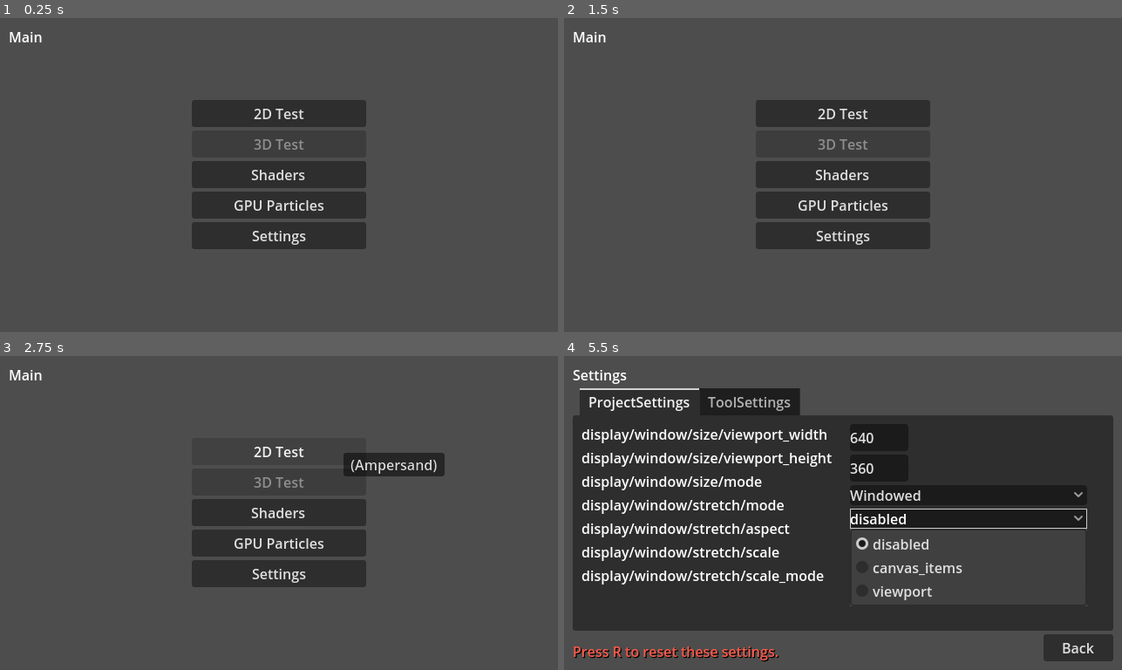
Above: before the commit, frames 1-4 (two rows, left to right).
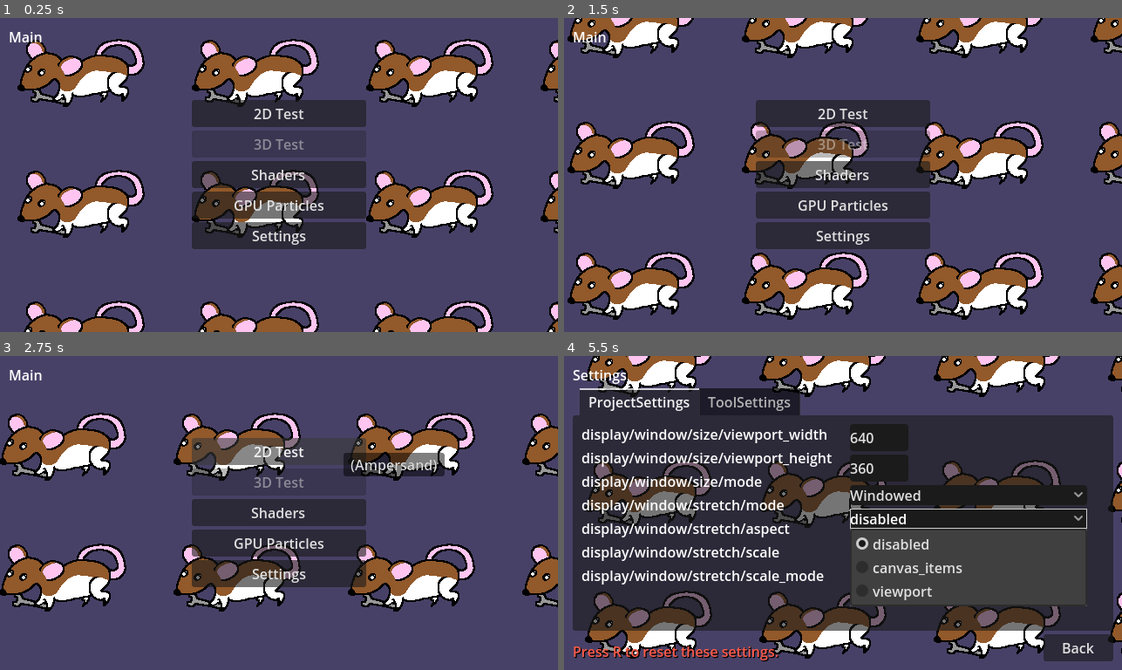
Above: after the commit, the same moments.

Repository: pkostic-dev/tool-web-test
Game: Godot game, scene res://scenes/main/main.tscn
Same seed, same stepped clock (60 frames per second), same inputs: the game is played once before the commit and once after it.
Inputs (mouse positions are in pixels of both pictures, inside the frame that each line leads up to):
- Up to frame 1 (0.25 s): no input
- Up to frame 2 (1.5 s): move the mouse to (965, 159) at 0.52 s; hold Right (ui_right) 0.53-1.28 s; hold 1 (zoom_1) 0.53-1.28 s; click (965, 159) at 0.67 s; move the mouse to (731, 190) at 1.27 s; hold Down (ui_down) from 1.28 s (still down); tap 2 (zoom_2) at 1.35 s
- Up to frame 3 (2.75 s): move the mouse to (334, 443) at 2.02 s; release Down (ui_down) at 2.03 s; hold Right (ui_right) from 2.03 s (still down); hold 3 (zoom_3) from 2.03 s (still down)
- Up to frame 4 (5.5 s): move the mouse to (815, 575) at 2.77 s; release Right (ui_right) at 2.78 s; release 3 (zoom_3) at 2.78 s; hold Up (ui_up) 2.78-3.53 s; tap 4 (zoom_4) at 2.85 s; click (815, 575) at 2.92 s; tap R (reset) at 3.5, 4.15, 4.25, 5 s; move the mouse to (1010, 560) at 3.52 s; hold 1 (zoom_1) 3.53-4.28 s; hold Left (ui_left) 3.53-5.03 s; move the mouse to (675, 465) at 4.27 s; tap 2 (zoom_2) at 4.35 s; move the mouse to (870, 513) at 5.02 s; hold Down (ui_down) from 5.03 s (still down); hold 3 (zoom_3) from 5.03 s (still down); click (870, 513) at 5.17 s

The runs differ from the first frame. In frame 1, 89% of the frame differs, in the area x 0-100%, y 0-100%; in frame 2, 89%; in frame 3, 90%; in frame 4, 39%.

Commit message:
add rat mechanic bg

Diff:
--- a/WebTest/project.godot
+++ b/WebTest/project.godot
@@ -11,9 +11,10 @@
 [application]
 
 config/name="Web Test"
+config/tags=PackedStringArray("tool", "web")
 run/main_scene="res://scenes/main/main.tscn"
 config/features=PackedStringArray("4.2", "GL Compatibility")
-config/icon="res://icon.svg"
+config/icon="res://images/mechanic_rat_cut.png"
 
 [display]
 
--- /dev/null
+++ b/WebTest/scenes/background/background.tscn
@@ -0,0 +1,27 @@
+[gd_scene load_steps=4 format=3 uid="uid://dln02b3s5dgp0"]
+
+[ext_resource type="Shader" path="res://scenes/background/scroll.gdshader" id="1_h20sw"]
+[ext_resource type="Texture2D" uid="uid://bywhq61ttu4cv" path="res://images/mechanic_rat.png" id="2_5v3lv"]
+
+[sub_resource type="ShaderMaterial" id="ShaderMaterial_ywwle"]
+shader = ExtResource("1_h20sw")
+shader_parameter/speed = Vector2(0.1, 0.1)
+
+[node name="Background" type="Control"]
+layout_mode = 3
+anchors_preset = 15
+anchor_right = 1.0
+anchor_bottom = 1.0
+grow_horizontal = 2
+grow_vertical = 2
+
+[node name="TextureRect" type="TextureRect" parent="."]
+material = SubResource("ShaderMaterial_ywwle")
+layout_mode = 1
+anchors_preset = 15
+anchor_right = 1.0
+anchor_bottom = 1.0
+grow_horizontal = 2
+grow_vertical = 2
+texture = ExtResource("2_5v3lv")
+stretch_mode = 1
--- /dev/null
+++ b/WebTest/scenes/background/earthbound.gdshader
@@ -0,0 +1,38 @@
+/*
+Earthbound battle backgrounds shader with scrolling effect and palette cycling like in the original game.
+@retr0_dev
+
+Apply the shader to a TextureRect or a Sprite. Use a texture with some shapes in a transparent background for best results.
+You can then use a ColorRect or another method to paint the background.
+You can use the shader on multiple TextureRects and obtain a double-buffer effect tweaking the values for each one, remember to Make Unique the shader material.
+*/
+shader_type canvas_item;
+
+uniform float screen_height = 360.0;
+uniform float amplitude = 0.075;
+uniform float frequency = 10.0;
+uniform float speed = 2.0;
+uniform float amplitude_vertical = 0.0;
+uniform float frequency_vertical = 0.0;
+uniform float speed_vertical = 0.0;
+uniform vec2 scroll_direction = vec2(0.0, 0.0);
+uniform float scrolling_speed = 0.08;
+uniform bool enable_palette_cycling = false;
+uniform sampler2D palette;
+uniform float palette_speed = 0.1;
+
+void fragment()
+{
+	float diff_x = amplitude * sin((frequency * UV.y) + (speed * TIME));
+	float diff_y = amplitude_vertical * sin((frequency_vertical * UV.y)  + (speed_vertical * TIME));
+	vec2 scroll = scroll_direction * TIME * scrolling_speed;
+	vec4 tex = texture(TEXTURE, vec2(UV.x + diff_x, UV.y + diff_y) + scroll);
+	float palette_swap = mod(tex.r - TIME * palette_speed, 1.0);
+
+	if (enable_palette_cycling)
+	{
+		COLOR = vec4(texture(palette, vec2(palette_swap, 0)).rgb, tex.a);
+	}
+	else COLOR = tex;
+	COLOR = mix(vec4(0.0), COLOR, float(int(UV.y * screen_height) % 2));
+}
--- /dev/null
+++ b/WebTest/scenes/background/scroll.gdshader
@@ -0,0 +1,10 @@
+shader_type canvas_item;
+
+
+uniform vec2 speed;
+
+void fragment () {
+	float _x = UV.x + TIME * speed.x + cos(TIME/5.0);
+	float _y = UV.y + TIME * speed.y + sin(TIME/5.0);
+	COLOR = texture(TEXTURE, vec2(_x, _y));
+}
--- a/WebTest/scenes/main/main.tscn
+++ b/WebTest/scenes/main/main.tscn
@@ -1,6 +1,7 @@
-[gd_scene load_steps=12 format=3 uid="uid://c5ebdpcs87o5h"]
+[gd_scene load_steps=13 format=3 uid="uid://c5ebdpcs87o5h"]
 
 [ext_resource type="Script" path="res://scenes/main/main.gd" id="1_vsmok"]
+[ext_resource type="PackedScene" uid="uid://dln02b3s5dgp0" path="res://scenes/background/background.tscn" id="2_bdac0"]
 
 [sub_resource type="InputEventKey" id="InputEventKey_ued06"]
 device = -1
@@ -50,6 +51,9 @@
 grow_horizontal = 2
 grow_vertical = 2
 script = ExtResource("1_vsmok")
+
+[node name="Background" parent="." instance=ExtResource("2_bdac0")]
+layout_mode = 1
 
 [node name="TextureRect" type="TextureRect" parent="."]
 layout_mode = 1
--- a/WebTest/scenes/settings/settings.tscn
+++ b/WebTest/scenes/settings/settings.tscn
@@ -1,7 +1,8 @@
-[gd_scene load_steps=5 format=3 uid="uid://p5qrs63vk0n4"]
+[gd_scene load_steps=6 format=3 uid="uid://p5qrs63vk0n4"]
 
 [ext_resource type="Script" path="res://scenes/settings/settings.gd" id="1_ia4qq"]
 [ext_resource type="Theme" uid="uid://dhsd0ae6n47h0" path="res://resources/theme.tres" id="2_kfob1"]
+[ext_resource type="PackedScene" uid="uid://dln02b3s5dgp0" path="res://scenes/background/background.tscn" id="2_owxej"]
 [ext_resource type="Texture2D" uid="uid://du4nsr4krvofr" path="res://images/tick.png" id="3_tfcqm"]
 [ext_resource type="Shortcut" uid="uid://ck38hryheyrjn" path="res://resources/back_shortcut.tres" id="4_3wh6k"]
 
@@ -13,6 +14,9 @@
 grow_horizontal = 2
 grow_vertical = 2
 script = ExtResource("1_ia4qq")
+
+[node name="Background" parent="." instance=ExtResource("2_owxej")]
+layout_mode = 1
 
 [node name="MarginContainer" type="MarginContainer" parent="."]
 layout_mode = 1
--- a/WebTest/scenes/shaders/shaders.tscn
+++ b/WebTest/scenes/shaders/shaders.tscn
@@ -1,6 +1,7 @@
-[gd_scene load_steps=23 format=3 uid="uid://b6verfa8xjl4v"]
+[gd_scene load_steps=24 format=3 uid="uid://b6verfa8xjl4v"]
 
 [ext_resource type="Script" path="res://scenes/shaders/shaders.gd" id="1_f1fi4"]
+[ext_resource type="PackedScene" uid="uid://dln02b3s5dgp0" path="res://scenes/background/background.tscn" id="2_8bmms"]
 [ext_resource type="Shader" path="res://shaders/aura.gdshader" id="2_vtv4r"]
 [ext_resource type="StyleBox" uid="uid://v1pgvqqrkx1m" path="res://resources/black_panel.tres" id="2_ya8g1"]
 [ext_resource type="Texture2D" uid="uid://dbqquq6h7aafu" path="res://images/pisilohepunane3.png" id="3_sopuq"]
@@ -65,6 +66,9 @@
 grow_vertical = 2
 script = ExtResource("1_f1fi4")
 
+[node name="Background" parent="." instance=ExtResource("2_8bmms")]
+layout_mode = 1
+
 [node name="MarginContainer" type="MarginContainer" parent="."]
 layout_mode = 1
 anchors_preset = 15
Binary file added: WebTest/images/mechanic_rat.png
Not shown, added: WebTest/images/mechanic_rat.png.import
Binary file added: WebTest/images/mechanic_rat_cut.png
Not shown, added: WebTest/images/mechanic_rat_cut.png.import
